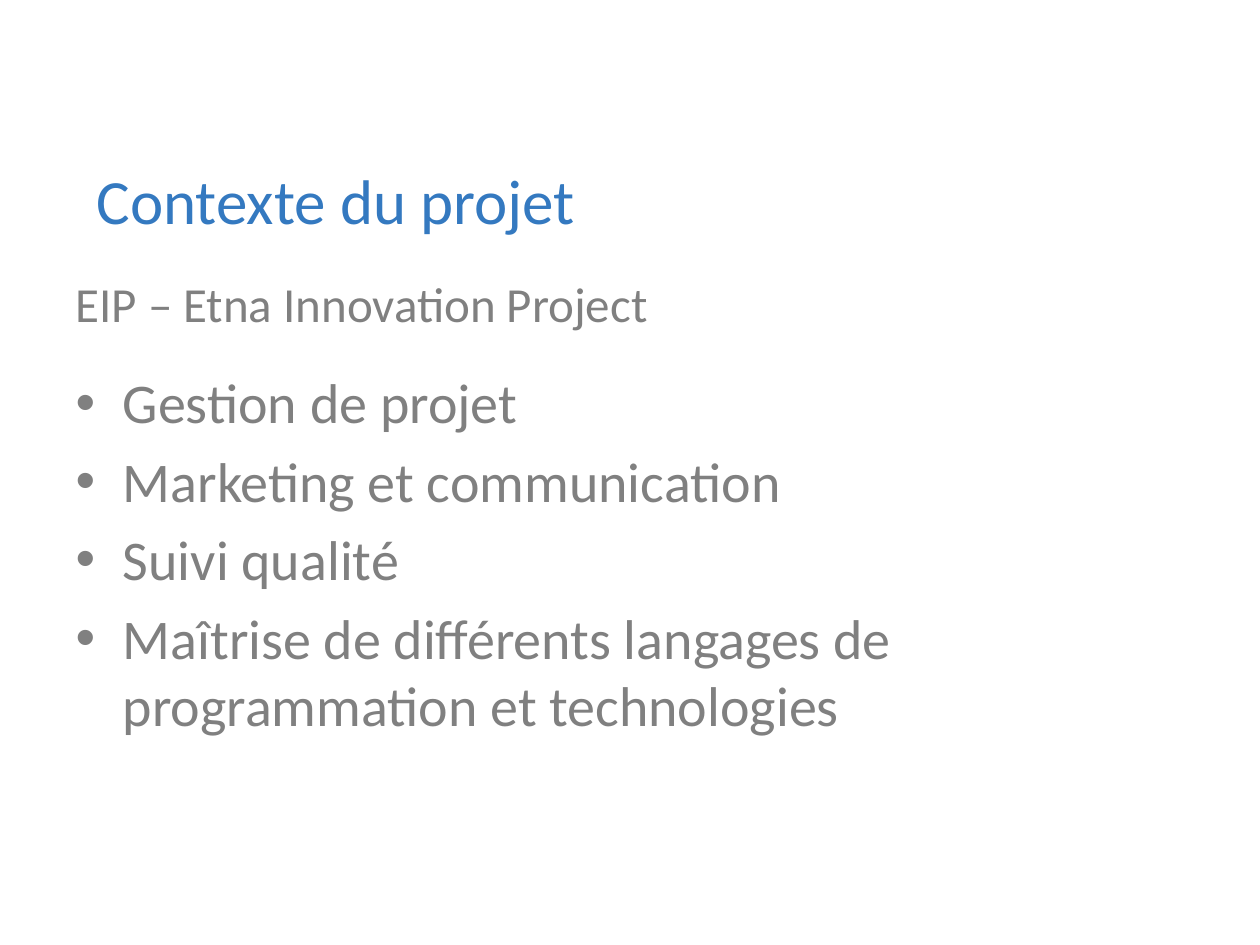
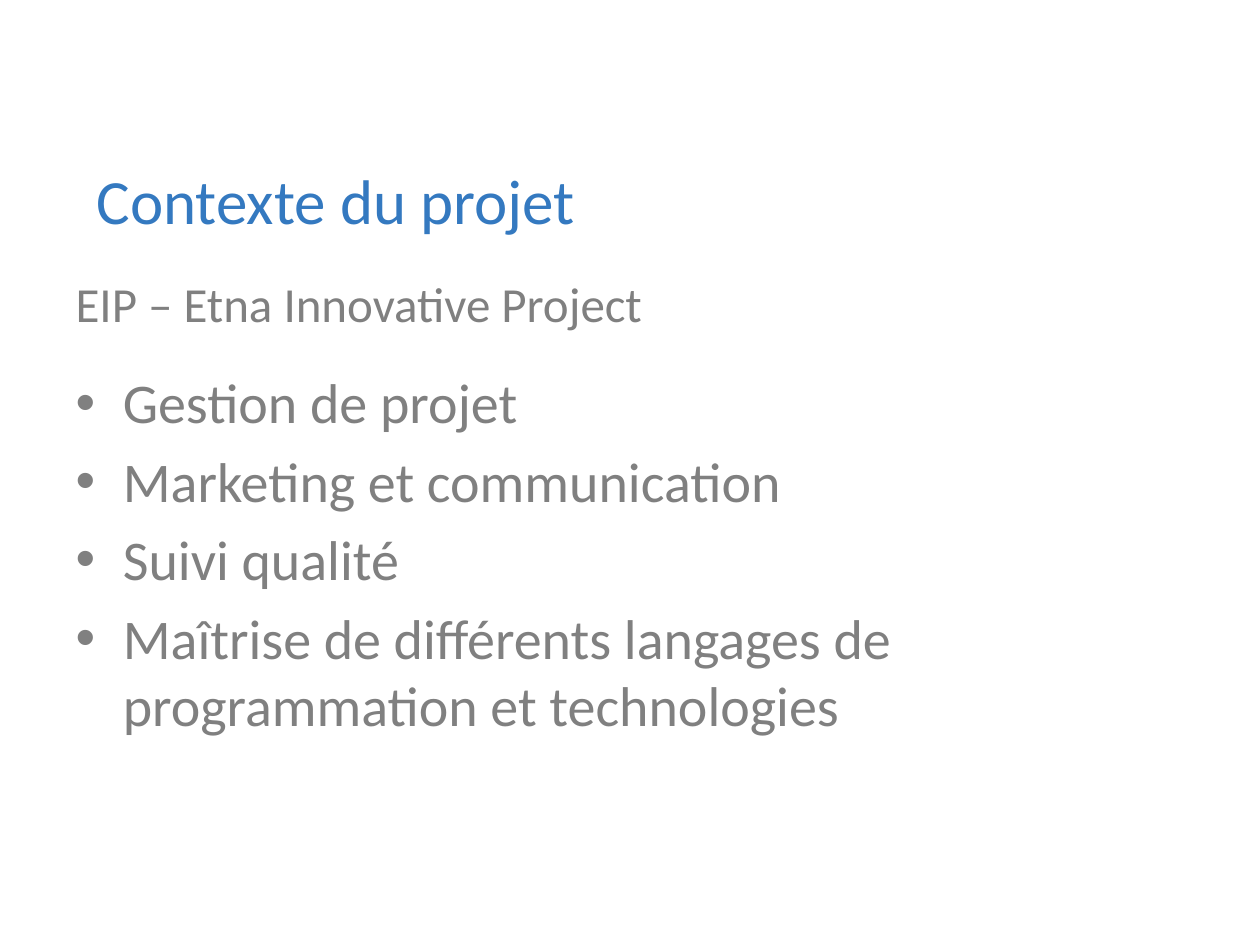
Before and after one commit to Riges/eip-silverlight, a slide deck: slide 4 of Docs/eip 10.09.11/myNETwork.pptx. Drawn at 1260x945 pixels with LibreOffice and Linux fonts; fonts in the diff are those of the drawing; background and template pictures are left out. Boxes give left, top, right and bottom in pixels: in the first picture for what was removed or moved away, otherwise in the second. Text is boxed around its words. In the diff, an @@ line names an element or a change of style, - is before the commit and + after.

```diff
--- a/Docs/eip 10.09.11/myNETwork.pptx
+++ b/Docs/eip 10.09.11/myNETwork.pptx
@@ text at [76, 288, 641, 331]: text changed @@
-EIP – Etna Innovation Project
+EIP – Etna Innovative Project
```
